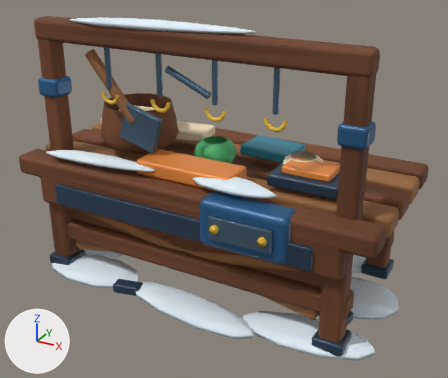
The glTF model HavenlineGodot/assets/stations_v2/service_counter.glb as it was, and as the next commit left it.
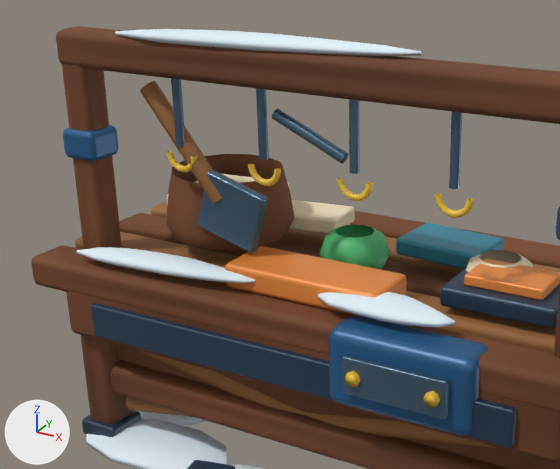
There are two pictures of each version: one whole from a 50 mm camera at (2.41, -4.3, 2.97) aimed at (0.09, -0.09, 0.86), one close up on the part from 0% to 76% of the width and 0% to 75% of the height. Every picture has the same lights, and +X, +Y and +Z are marked at lower left. The older version's two pictures come first. Vertices at exactly the same position are counted once.

Names of what the first close-up shows: 'service_counter'.
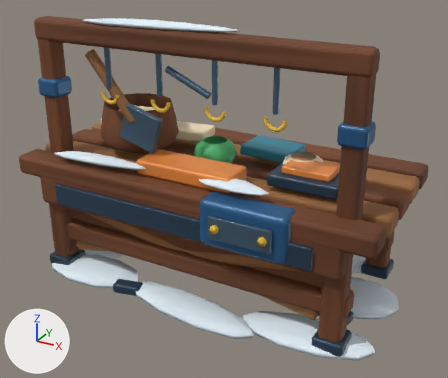
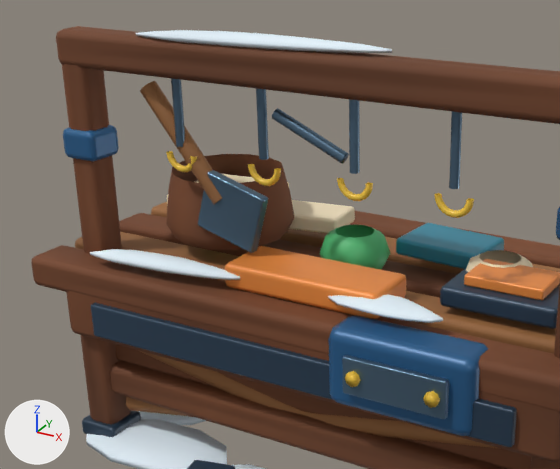
Edits to the bpy script that builds the scene:
```text
Change me_service_counter:
    where me_service_counter.from_pydata(...)  # 5162 vertices, 9584 faces; spans x -1.6..1.6, y -0.88..0.88, z -0.04..2.28
    used by ob_service_counter; location = (0.0, 0.0, 0.0)
    me_service_counter part 1: the loose piece of 86 vertices spanning x -1.28..-0.21, y -0.73..-0.54, z 1.11..1.19 is scaled about its middle by (0.84, 0.825, 0.866), then moved by (-0.01, 0.0, 0.0)
    me_service_counter part 2: the loose piece of 86 vertices spanning x -1.0..0.54, y -0.6..-0.39, z 2.21..2.28 is scaled about its middle by (0.84, 0.825, 0.821), then moved by (-0.01, 0.0, 0.0)
    me_service_counter part 3: the loose piece of 86 vertices spanning x 0.12..0.8, y -0.72..-0.47, z 1.12..1.2 is scaled about its middle by (0.84, 0.824, 0.65)
```

Pixel boxes [x1, y1, x2, y2] of what changed, in the close-ups (560 x 469 px; the box of a moved part takes in the faces that stretch with it):
part 1 of me_service_counter, moved or reshaped: before [76, 247, 255, 283]; after [90, 249, 240, 280]
part 2 of me_service_counter, moved or reshaped: before [115, 29, 421, 56]; after [136, 30, 392, 53]
part 3 of me_service_counter, moved or reshaped: before [317, 292, 455, 327]; after [328, 294, 443, 323]
